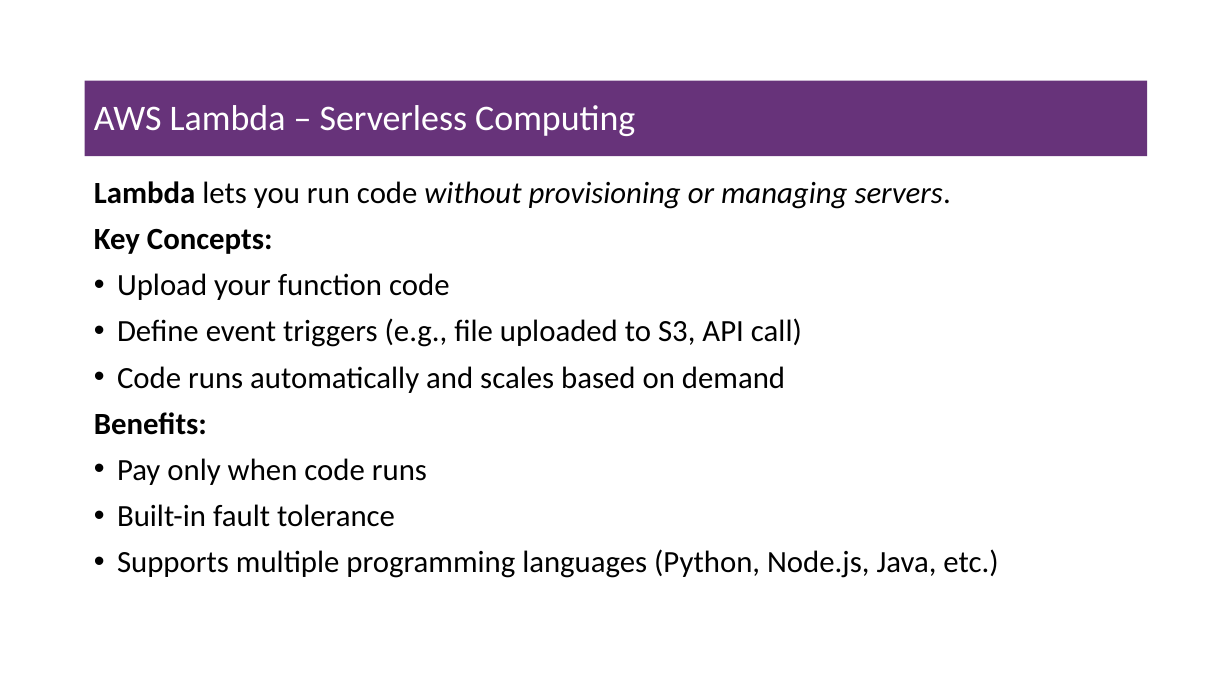
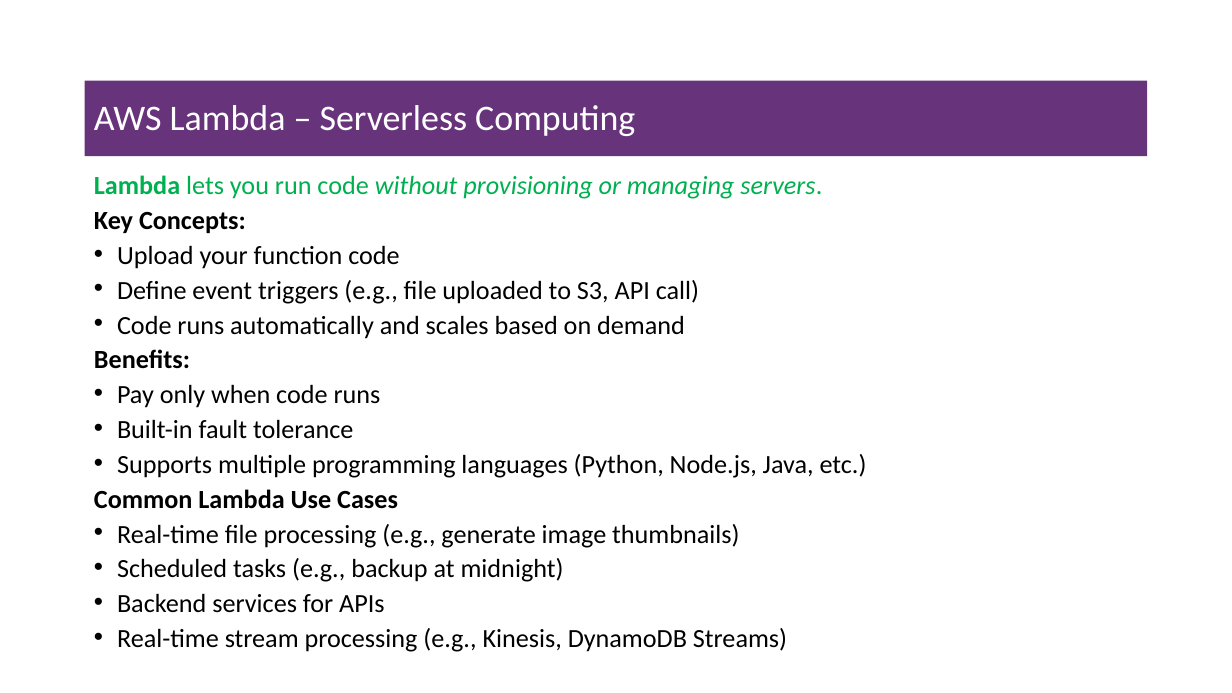
Before and after one commit to msfasha/307401-Big-Data, a slide deck: slide 54 of lecture_notes/section_3_introduction_to_amazon_aws/3-1-Introduction to Cloud Computing and Amazon AWS.pptx. Drawn at 1232x693 pixels with LibreOffice and Linux fonts; fonts in the diff are those of the drawing; background and template pictures are left out. Boxes give left, top, right and bottom in pixels: in the first picture for what was removed or moved away, otherwise in the second. Text is boxed around its words. In the diff, an @@ line names an element or a change of style, - is before the commit and + after.

```diff
--- a/lecture_notes/section_3_introduction_to_amazon_aws/3-1-Introduction to Cloud Computing and Amazon AWS.pptx
+++ b/lecture_notes/section_3_introduction_to_amazon_aws/3-1-Introduction to Cloud Computing and Amazon AWS.pptx
@@ text at (x1=94, y1=175, x2=867, y2=478): size 24 to 20.4 pt in "Lambda lets you run code without provisioning ...", "Key Concepts:", "Upload your function code", "Define event triggers (e.g., file uploaded to ..." and 5 more places; text colour #000000 to #00B050 in "Lambda lets you run code without provisioning ..."; line spacing 0.9 to 0.7 @@
@@ text at (x1=94, y1=489, x2=787, y2=652): paragraphs added @@
+Common Lambda Use Cases
+• Real-time file processing (e.g., generate image thumbnails)
+• Scheduled tasks (e.g., backup at midnight)
+• Backend services for APIs
+• Real-time stream processing (e.g., Kinesis, DynamoDB Streams)
```
Also in this commit, not shown: 35 other slides changed, 2 slides removed, 1 other file.
